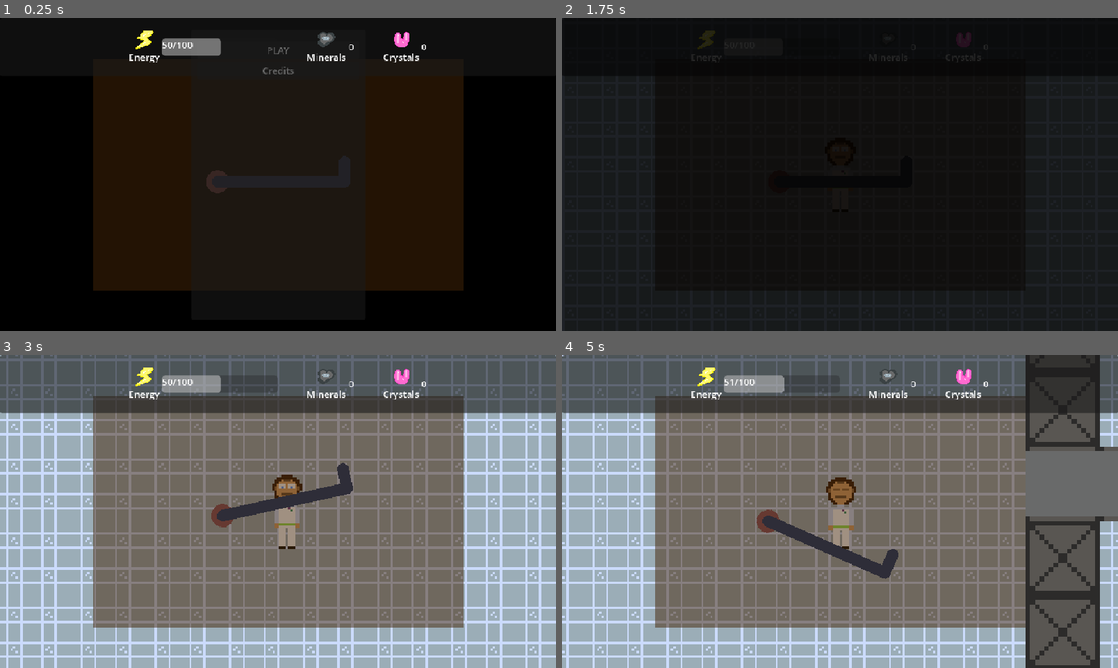
Above: before the commit, frames 1-4 (two rows, left to right).
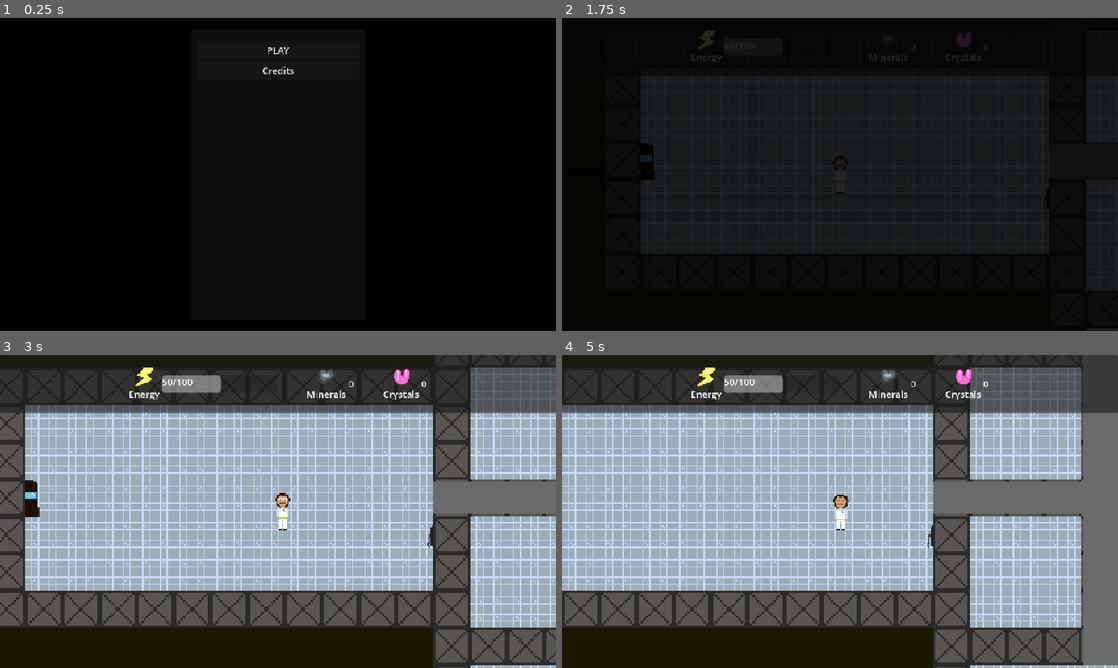
Above: after the commit, the same moments.

Repository: GustavoIgor/me-and-my-crank-2d
Game: Godot game, scene res://Scenes/main_menu.tscn
The game is run twice, just before and just after one commit, with the same random seed, the same clock (stepped at 60 frames per second) and the same inputs.
Inputs (mouse positions are in pixels of both pictures, inside the frame that each line leads up to):
- Up to frame 1 (0.25 s): no input
- Up to frame 2 (1.75 s): click "PLAY" at 0.5 s; click "PLAY" at 1.25 s
- Up to frame 3 (3 s): tap Enter (ui_accept) at 2, 2.27 s; move the mouse to (400, 495) at 2.02 s; hold D (right) 2.03-2.75 s; click (400, 495) at 2.17 s; drag from (166, 527) to (250, 574) at 2.77 s
- Up to frame 4 (5 s): move the mouse to (895, 442) at 3.52 s; hold D (right) 3.53-4.25 s; click (895, 442) at 3.67 s; drag from (812, 574) to (673, 464) at 4.27 s

The runs differ from the first frame. In frame 1, 27% of the frame differs, in the area x 16-84%, y 4-88%; in frame 2, 20%; in frame 3, 81%, in the area x 0-100%, y 0-100%; in frame 4, 80%.

Commit message:
Added hand and crank in game, finishing the core game loop

Diff:
--- a/Scenes/back_ground.tscn
+++ b/Scenes/back_ground.tscn
@@ -12,4 +12,5 @@
 anchor_bottom = 1.0
 grow_horizontal = 2
 grow_vertical = 2
+mouse_filter = 2
 color = Color(0.2, 0.2, 0, 1)
--- /dev/null
+++ b/Scenes/crank_wall.tscn
@@ -0,0 +1,34 @@
+[gd_scene load_steps=5 format=3 uid="uid://cmbbywe6720a7"]
+
+[ext_resource type="Texture2D" uid="uid://dho7ltd35ep1y" path="res://Assets/Arts/crank_wall.png" id="1_gpc0t"]
+[ext_resource type="Script" uid="uid://banjf16x81nj7" path="res://Scripts/crank_wall.gd" id="1_xm1ft"]
+
+[sub_resource type="CircleShape2D" id="CircleShape2D_c6cu1"]
+radius = 56.2228
+
+[sub_resource type="RectangleShape2D" id="RectangleShape2D_xm1ft"]
+
+[node name="CrankWall" type="StaticBody2D"]
+collision_layer = 4
+collision_mask = 7
+input_pickable = true
+script = ExtResource("1_xm1ft")
+
+[node name="Area2D" type="Area2D" parent="."]
+collision_layer = 4
+collision_mask = 2
+
+[node name="CollisionShape2D" type="CollisionShape2D" parent="Area2D"]
+position = Vector2(7, 0)
+shape = SubResource("CircleShape2D_c6cu1")
+
+[node name="Sprite2D" type="Sprite2D" parent="."]
+texture = ExtResource("1_gpc0t")
+
+[node name="CollisionShape2D" type="CollisionShape2D" parent="."]
+position = Vector2(7, 0)
+shape = SubResource("RectangleShape2D_xm1ft")
+
+[connection signal="input_event" from="." to="." method="_on_input_event"]
+[connection signal="body_entered" from="Area2D" to="." method="_on_area_2d_body_entered"]
+[connection signal="body_exited" from="Area2D" to="." method="_on_area_2d_body_exited"]
--- /dev/null
+++ b/Scenes/hand.tscn
@@ -0,0 +1,50 @@
+[gd_scene load_steps=3 format=3 uid="uid://f3arbemxa4pe"]
+
+[ext_resource type="Script" uid="uid://o7me2q5ludil" path="res://Scripts/hand.gd" id="1_f6hnx"]
+
+[sub_resource type="StyleBoxFlat" id="StyleBoxFlat_m1ny2"]
+bg_color = Color(1, 0.0627451, 0.847059, 0.184314)
+
+[node name="Hand" type="Panel"]
+custom_minimum_size = Vector2(640, 400)
+anchors_preset = 8
+anchor_left = 0.5
+anchor_top = 0.5
+anchor_right = 0.5
+anchor_bottom = 0.5
+offset_left = -20.0
+offset_top = -20.0
+offset_right = 20.0
+offset_bottom = 20.0
+grow_horizontal = 2
+grow_vertical = 2
+theme_override_styles/panel = SubResource("StyleBoxFlat_m1ny2")
+script = ExtResource("1_f6hnx")
+
+[node name="VBoxContainer" type="VBoxContainer" parent="."]
+layout_mode = 1
+anchors_preset = 8
+anchor_left = 0.5
+anchor_top = 0.5
+anchor_right = 0.5
+anchor_bottom = 0.5
+offset_left = -23.0
+offset_top = -20.0
+offset_right = 23.0
+offset_bottom = 20.0
+grow_horizontal = 2
+grow_vertical = 2
+
+[node name="Label" type="Label" parent="VBoxContainer"]
+layout_mode = 2
+text = "The hand is waiting to be used
+It costs 20 energy to get some
+minerals and crystals"
+horizontal_alignment = 1
+vertical_alignment = 1
+
+[node name="Use" type="Button" parent="VBoxContainer"]
+layout_mode = 2
+text = "USE"
+
+[connection signal="pressed" from="VBoxContainer/Use" to="." method="_on_use_pressed"]
--- /dev/null
+++ b/Scenes/hand_wall.tscn
@@ -0,0 +1,46 @@
+[gd_scene load_steps=6 format=3 uid="uid://cwia5l68fffq3"]
+
+[ext_resource type="Script" uid="uid://qx6su7tdm5ev" path="res://Scripts/hand_wall.gd" id="1_woxwq"]
+[ext_resource type="Texture2D" uid="uid://dkbww1flijwch" path="res://Assets/Arts/hand_wall.png" id="2_mfop4"]
+
+[sub_resource type="RectangleShape2D" id="RectangleShape2D_5p0rb"]
+size = Vector2(12, 7)
+
+[sub_resource type="CircleShape2D" id="CircleShape2D_njogs"]
+radius = 46.0435
+
+[sub_resource type="RectangleShape2D" id="RectangleShape2D_fyjab"]
+size = Vector2(12, 32)
+
+[node name="HandWall" type="StaticBody2D"]
+collision_layer = 4
+collision_mask = 7
+input_pickable = true
+script = ExtResource("1_woxwq")
+
+[node name="Sprite2D" type="Sprite2D" parent="."]
+texture = ExtResource("2_mfop4")
+
+[node name="CollisionShape2D" type="CollisionShape2D" parent="."]
+position = Vector2(-10, 12.5)
+shape = SubResource("RectangleShape2D_5p0rb")
+
+[node name="Area2D" type="Area2D" parent="."]
+collision_layer = 4
+collision_mask = 2
+
+[node name="CollisionShape2D" type="CollisionShape2D" parent="Area2D"]
+position = Vector2(-11, 0)
+shape = SubResource("CircleShape2D_njogs")
+
+[node name="ClickableArea2D" type="Area2D" parent="."]
+collision_layer = 4
+collision_mask = 2
+
+[node name="CollisionShape2D" type="CollisionShape2D" parent="ClickableArea2D"]
+position = Vector2(-10, 0)
+shape = SubResource("RectangleShape2D_fyjab")
+
+[connection signal="body_entered" from="Area2D" to="." method="_on_area_2d_body_entered"]
+[connection signal="body_exited" from="Area2D" to="." method="_on_area_2d_body_exited"]
+[connection signal="input_event" from="ClickableArea2D" to="." method="_on_clickable_area_2d_input_event"]
--- /dev/null
+++ b/Scenes/the_hand.tscn
@@ -0,0 +1,51 @@
+[gd_scene load_steps=6 format=3 uid="uid://dfprvo7kw636r"]
+
+[ext_resource type="Texture2D" uid="uid://dso7djg85hehw" path="res://Assets/Arts/the hand.png" id="1_wpsm4"]
+[ext_resource type="Script" uid="uid://c1kh1pwtkhoji" path="res://Scripts/the_hand.gd" id="2_guvvb"]
+
+[sub_resource type="Animation" id="Animation_guvvb"]
+resource_name = "working"
+length = 3.5
+tracks/0/type = "value"
+tracks/0/imported = false
+tracks/0/enabled = true
+tracks/0/path = NodePath(".:position")
+tracks/0/interp = 1
+tracks/0/loop_wrap = true
+tracks/0/keys = {
+"times": PackedFloat32Array(0, 1, 1.5, 2, 2.5, 3.5),
+"transitions": PackedFloat32Array(1, 1, 1, 1, 1, 1),
+"update": 0,
+"values": [Vector2(0, 0), Vector2(0, 16), Vector2(0, 20), Vector2(0, 16), Vector2(0, 20), Vector2(0, 0)]
+}
+
+[sub_resource type="Animation" id="Animation_ldq0j"]
+length = 0.001
+tracks/0/type = "value"
+tracks/0/imported = false
+tracks/0/enabled = true
+tracks/0/path = NodePath(".:position")
+tracks/0/interp = 1
+tracks/0/loop_wrap = true
+tracks/0/keys = {
+"times": PackedFloat32Array(0),
+"transitions": PackedFloat32Array(1),
+"update": 0,
+"values": [Vector2(0, 16)]
+}
+
+[sub_resource type="AnimationLibrary" id="AnimationLibrary_yuesg"]
+_data = {
+&"RESET": SubResource("Animation_ldq0j"),
+&"working": SubResource("Animation_guvvb")
+}
+
+[node name="TheHand" type="Sprite2D"]
+position = Vector2(0, 16)
+texture = ExtResource("1_wpsm4")
+script = ExtResource("2_guvvb")
+
+[node name="AnimationPlayer" type="AnimationPlayer" parent="."]
+libraries = {
+&"": SubResource("AnimationLibrary_yuesg")
+}
--- a/Scenes/utilities.tscn
+++ b/Scenes/utilities.tscn
@@ -2,27 +2,13 @@
 
 [ext_resource type="Script" uid="uid://rxkgxf3sojq" path="res://Scripts/utilities.gd" id="1_m1ny2"]
 [ext_resource type="PackedScene" uid="uid://466w605y66pe" path="res://Scenes/crank.tscn" id="1_om80o"]
-
-[sub_resource type="StyleBoxFlat" id="StyleBoxFlat_m1ny2"]
-bg_color = Color(1, 0.0627451, 0.847059, 0.184314)
+[ext_resource type="PackedScene" uid="uid://f3arbemxa4pe" path="res://Scenes/hand.tscn" id="3_4ipxg"]
 
 [node name="Utilities" type="CanvasLayer"]
 script = ExtResource("1_m1ny2")
 
 [node name="Crank" parent="." instance=ExtResource("1_om80o")]
+visible = false
 
-[node name="Hand" type="Panel" parent="."]
+[node name="Hand" parent="." instance=ExtResource("3_4ipxg")]
 visible = false
-custom_minimum_size = Vector2(640, 400)
-anchors_preset = 8
-anchor_left = 0.5
-anchor_top = 0.5
-anchor_right = 0.5
-anchor_bottom = 0.5
-offset_left = -20.0
-offset_top = -20.0
-offset_right = 20.0
-offset_bottom = 20.0
-grow_horizontal = 2
-grow_vertical = 2
-theme_override_styles/panel = SubResource("StyleBoxFlat_m1ny2")
--- a/Scenes/world.tscn
+++ b/Scenes/world.tscn
@@ -1,8 +1,11 @@
-[gd_scene load_steps=6 format=4 uid="uid://03w5rhs3b2ay"]
+[gd_scene load_steps=9 format=4 uid="uid://03w5rhs3b2ay"]
 
 [ext_resource type="Script" uid="uid://yxx1qw4pu3nn" path="res://Scripts/world.gd" id="1_a02cp"]
 [ext_resource type="Texture2D" uid="uid://cofcw11qeikna" path="res://Assets/Arts/ship.png" id="2_go701"]
 [ext_resource type="PackedScene" uid="uid://xqkw75xdbvy7" path="res://Scenes/player.tscn" id="3_5a7ea"]
+[ext_resource type="PackedScene" uid="uid://dfprvo7kw636r" path="res://Scenes/the_hand.tscn" id="4_8j60k"]
+[ext_resource type="PackedScene" uid="uid://cmbbywe6720a7" path="res://Scenes/crank_wall.tscn" id="5_fo5ed"]
+[ext_resource type="PackedScene" uid="uid://cwia5l68fffq3" path="res://Scenes/hand_wall.tscn" id="6_5ukr8"]
 
 [sub_resource type="TileSetAtlasSource" id="TileSetAtlasSource_5a7ea"]
 texture = ExtResource("2_go701")
@@ -35,10 +38,22 @@
 tile_set = SubResource("TileSet_a02cp")
 
 [node name="Player" parent="." instance=ExtResource("3_5a7ea")]
+unique_name_in_owner = true
 position = Vector2(300, 156)
 collision_layer = 2
 collision_mask = 5
 
 [node name="Camera2D" type="Camera2D" parent="Player"]
-zoom = Vector2(4, 4)
+zoom = Vector2(2, 2)
 position_smoothing_enabled = true
+
+[node name="HandHandler" type="Node2D" parent="."]
+position = Vector2(80, 144)
+
+[node name="TheHand" parent="HandHandler" instance=ExtResource("4_8j60k")]
+
+[node name="CrankWall" parent="." instance=ExtResource("5_fo5ed")]
+position = Vector2(464, 177)
+
+[node name="HandWall" parent="." instance=ExtResource("6_5ukr8")]
+position = Vector2(144, 145)
--- /dev/null
+++ b/Scripts/crank_wall.gd
@@ -0,0 +1,19 @@
+extends StaticBody2D
+
+@onready var player := %Player
+
+var player_inside := false
+
+func _on_area_2d_body_entered(body: Node2D) -> void:
+	if body == player:
+		player_inside = true
+
+func _on_area_2d_body_exited(body: Node2D) -> void:
+	if body == player:
+		player_inside = false
+
+func _on_input_event(viewport: Node, event: InputEvent, shape_idx: int) -> void:
+	if event is InputEventMouseButton and event.button_index == MOUSE_BUTTON_LEFT and event.pressed:
+		if player_inside:
+			print("pressed")
+			Utilities.show_crank()
--- /dev/null
+++ b/Scripts/hand.gd
@@ -0,0 +1,12 @@
+extends Panel
+
+
+func _on_use_pressed() -> void:
+	use()
+
+func use():
+	if Global.energy <= 20:
+		return
+	Global.change_energy(-20)
+	Global.change_stats('minerals', randi_range(0, 2))
+	Global.change_stats('crystals', randi_range(0, 1))
--- /dev/null
+++ b/Scripts/hand_wall.gd
@@ -0,0 +1,20 @@
+extends StaticBody2D
+
+@onready var player = %Player
+
+var player_inside := false
+
+
+func _on_clickable_area_2d_input_event(viewport: Node, event: InputEvent, shape_idx: int) -> void:
+	if event is InputEventMouseButton and event.button_index == MOUSE_BUTTON_LEFT and event.pressed:
+		if player_inside:
+			print("pressed")
+			Utilities.show_hand()
+
+func _on_area_2d_body_entered(body: Node2D) -> void:
+	if body == player:
+		player_inside = true
+
+func _on_area_2d_body_exited(body: Node2D) -> void:
+	if body == player:
+		player_inside = false
--- a/Scripts/main_menu.gd
+++ b/Scripts/main_menu.gd
@@ -1,6 +1,7 @@
 extends CanvasLayer
 
 func _ready() -> void:
+	Ui.hide()
 	BackGround.change_color(0, 0, 0, 1)
 
 func _on_play_pressed() -> void:
--- /dev/null
+++ b/Scripts/the_hand.gd
@@ -0,0 +1,6 @@
+extends Sprite2D
+
+@onready var ani := $AnimationPlayer
+
+func working():
+	ani.play("working")
--- a/Scripts/utilities.gd
+++ b/Scripts/utilities.gd
@@ -1,7 +1,22 @@
 extends CanvasLayer
+
+@onready var crank := $Crank
+@onready var hand := $Hand
 
 func _unhandled_input(event):
 	if event is InputEventKey and event.pressed and event.keycode == KEY_ESCAPE:
 		for child in get_children():
 			if child is Panel and child.visible:
 				child.visible = false
+
+func hide_chank():
+	crank.hide()
+
+func show_crank():
+	crank.show()
+
+func hide_hand():
+	hand.hide()
+
+func show_hand():
+	hand.show()
--- a/Scripts/world.gd
+++ b/Scripts/world.gd
@@ -1,4 +1,7 @@
 extends Node2D
 
+@onready var hand := $HandHandler/TheHand
+
 func _ready() -> void:
-	BackGround.change_color(0.2, 0.2, 0, 1)
+	Ui.show()
+	BackGround.change_color(0.1, 0.1, 0, 1)
Binary file added: Assets/Arts/crank_wall.png
Not shown, added: Assets/Arts/crank_wall.png.import
Binary file added: Assets/Arts/hand_wall.png
Not shown, added: Assets/Arts/hand_wall.png.import
Binary file added: Assets/Arts/the hand.png
Not shown, added: Assets/Arts/the hand.png.import
Not shown, added: Scripts/crank_wall.gd.uid
Not shown, added: Scripts/hand.gd.uid
Not shown, added: Scripts/hand_wall.gd.uid
Not shown, added: Scripts/the_hand.gd.uid
